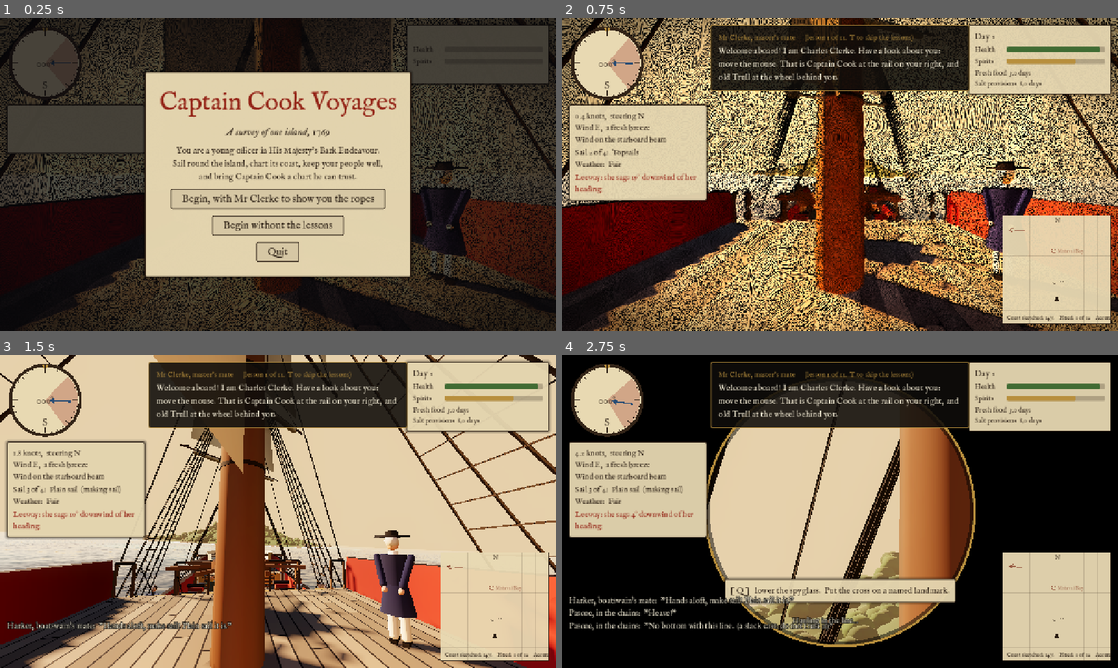
Above: before the commit, frames 1-4 (two rows, left to right).
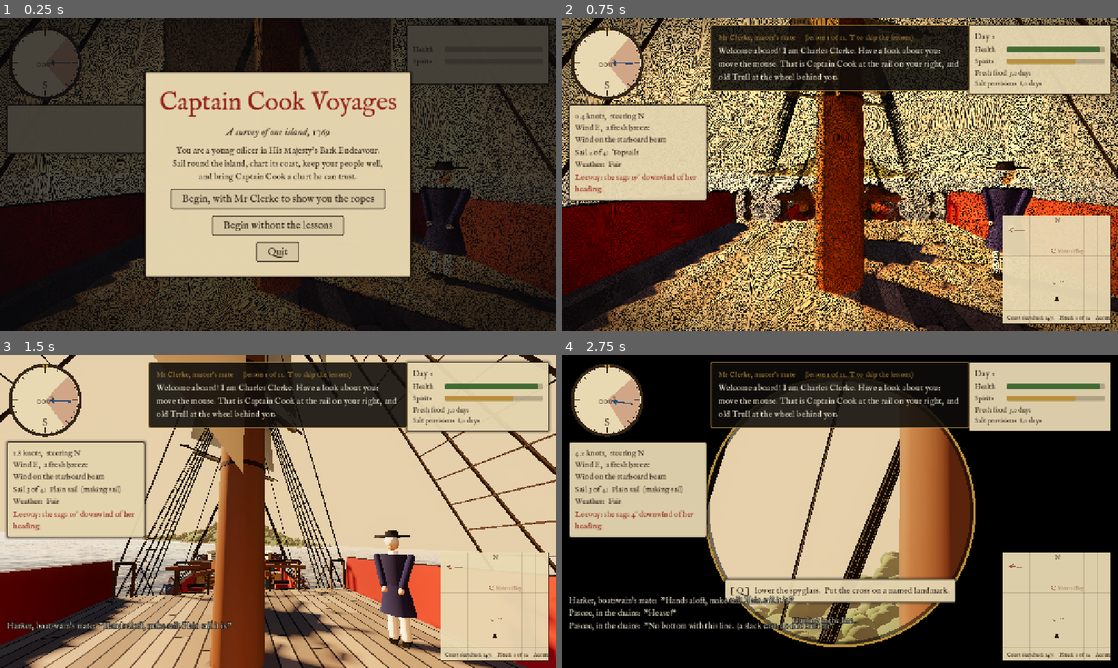
Above: after the commit, the same moments.

Repository: perkinscole/captain_cook
Game: Godot game, scene res://main.tscn
Two runs of this game, one before a commit and one after it. Both use one fixed random seed, a clock stepped at 60 frames per second and the inputs below.
Inputs (mouse positions are in pixels of both pictures, inside the frame that each line leads up to):
- Up to frame 1 (0.25 s): no input
- Up to frame 2 (0.75 s): click "Begin, with Mr Clerke to show…" at 0.5 s
- Up to frame 3 (1.5 s): tap Enter at 1.25 s; move the mouse to (305, 511) at 1.27 s; hold Up from 1.28 s (still down); tap P at 1.35 s
- Up to frame 4 (2.75 s): keep holding Up; tap Space at 1.52, 1.82, 2.27, 2.57 s; move the mouse to (812, 511) at 2.02 s; tap Q at 2.1 s

The runs differ from the first frame. In frame 2, 1.0% of the frame differs, in the area x 34-66%, y 47-76%; in frame 3, 0.3%; in frame 4, nothing differs.

Commit message:
Move the hatch to the lower deck where it can be reached
The ladder below now sits to port of the mainmast with its head toward
the open waist, wider and with more forgiving steps. Topmen wait clear
of the ladders.

Co-Authored-By: Claude Fable 5.2 <noreply@anthropic.com>
Claude-Session: https://claude.ai/code/session_01G38nkShD9pJZjTbbVyrU2i

Diff:
--- a/scripts/main.gd
+++ b/scripts/main.gd
@@ -200,7 +200,7 @@
 	crew.set_process(false)
 	_place_hand("helm", Vector3(0.0, QD_Y, 13.6), 0.0)
 	_place_hand("lead", Vector3(3.3, DECK_Y, -0.3), -PI * 0.5)
-	_place_hand("sails", Vector3(-1.7, DECK_Y, -2.0), PI)
+	_place_hand("sails", Vector3(1.7, DECK_Y, -2.0), PI)
 	_place_hand("cook", ShipLayout.GALLEY, PI)
 	_place_hand("lookout", Vector3(0.0, DECK_Y + 30.0 * ShipVisual.TOP_AT + 0.08, 0.85), 0.0)
 
--- a/scripts/ship_layout.gd
+++ b/scripts/ship_layout.gd
@@ -27,15 +27,16 @@
 const LOWER_Y := 1.1               ## the lower deck
 const LOWER_FORE_Z := -11.0        ## how far forward and aft the lower deck runs
 const LOWER_AFT_Z := 3.6
-## The hatch and ladder down to the lower deck: off to port, head aft.
-const COMPANION_X := -1.3
-const COMPANION_HALF_WIDTH := 0.45
-const COMPANION_FOOT_Z := 1.5
-const COMPANION_HEAD_Z := 3.5
+## The hatch and ladder down to the lower deck: to port of the mainmast.
+## You walk aft onto its head from the open waist, and go down facing aft.
+const COMPANION_X := -1.7
+const COMPANION_HALF_WIDTH := 0.55
+const COMPANION_HEAD_Z := -0.6
+const COMPANION_FOOT_Z := 1.6
 ## Where the sick lie in their hammocks on the lower deck (x, z).
 const HAMMOCKS: Array[Vector2] = [
 	Vector2(-2.4, -9.8), Vector2(-2.4, -7.9), Vector2(2.4, -7.6),
-	Vector2(2.4, 0.4), Vector2(-2.4, 0.4),
+	Vector2(2.4, 0.4), Vector2(2.4, 2.4),
 ]
 const GALLEY := Vector3(0.6, LOWER_Y, -8.2)   ## where the cook stands at his stove
 
@@ -44,12 +45,12 @@
 const QUARTERDECK_LADDER_FOOT_Z := 1.8
 const FORECASTLE_LADDER_X := 2.4
 const FORECASTLE_LADDER_FOOT_Z := -6.3
-const LADDER_HALF_WIDTH := 0.5
+const LADDER_HALF_WIDTH := 0.6
 const DOOR_HALF_WIDTH := 0.55      ## the great cabin door, in the quarterdeck bulkhead
 const DOOR_HEIGHT := 1.9
 
 const BODY_RADIUS := 0.3
-const STEP := 0.4                  ## the biggest step a person can take up or down
+const STEP := 0.5                  ## the biggest step a person can take up or down
 
 ## Things you cannot walk through: x, z, radius, and the deck they stand on.
 const OBSTACLES: Array[Vector4] = [
@@ -80,7 +81,7 @@
 	Vector4(-2.4, -7.9, 0.55, LOWER_Y),
 	Vector4(2.4, -7.6, 0.55, LOWER_Y),
 	Vector4(2.4, 0.4, 0.55, LOWER_Y),
-	Vector4(-2.4, 0.4, 0.55, LOWER_Y),
+	Vector4(2.4, 2.4, 0.55, LOWER_Y),
 ]
 
 
@@ -118,7 +119,8 @@
 ## Is (x, z) over the open hatch that leads below?
 static func is_over_companion(x: float, z: float) -> bool:
 	return absf(x - COMPANION_X) < COMPANION_HALF_WIDTH \
-			and z >= COMPANION_FOOT_Z and z <= COMPANION_HEAD_Z
+			and z >= minf(COMPANION_FOOT_Z, COMPANION_HEAD_Z) \
+			and z <= maxf(COMPANION_FOOT_Z, COMPANION_HEAD_Z)
 
 
 ## The height of the floor a person at height `y` could stand on at (x, z),
--- a/scripts/ship_visual.gd
+++ b/scripts/ship_visual.gd
@@ -219,12 +219,12 @@
 	# The main deck has a hatch cut in it for the ladder to the lower deck.
 	var hatch_port := ShipLayout.COMPANION_X - ShipLayout.COMPANION_HALF_WIDTH
 	var hatch_starboard := ShipLayout.COMPANION_X + ShipLayout.COMPANION_HALF_WIDTH
-	var foot_z := ShipLayout.COMPANION_FOOT_Z
-	var head_z := ShipLayout.COMPANION_HEAD_Z
-	_deck(ShipLayout.BOW_Z + 0.6, foot_z, ShipLayout.WAIST_Y)
-	_deck(foot_z, head_z, ShipLayout.WAIST_Y, -99.0, hatch_port)
-	_deck(foot_z, head_z, ShipLayout.WAIST_Y, hatch_starboard, 99.0)
-	_deck(head_z, ShipLayout.STERN_Z, ShipLayout.WAIST_Y)
+	var hatch_fore := minf(ShipLayout.COMPANION_FOOT_Z, ShipLayout.COMPANION_HEAD_Z)
+	var hatch_aft := maxf(ShipLayout.COMPANION_FOOT_Z, ShipLayout.COMPANION_HEAD_Z)
+	_deck(ShipLayout.BOW_Z + 0.6, hatch_fore, ShipLayout.WAIST_Y)
+	_deck(hatch_fore, hatch_aft, ShipLayout.WAIST_Y, -99.0, hatch_port)
+	_deck(hatch_fore, hatch_aft, ShipLayout.WAIST_Y, hatch_starboard, 99.0)
+	_deck(hatch_aft, ShipLayout.STERN_Z, ShipLayout.WAIST_Y)
 	_deck(ShipLayout.BOW_Z + 0.6, ShipLayout.FORECASTLE_BREAK_Z, ShipLayout.FORECASTLE_Y)
 	_deck(ShipLayout.QUARTERDECK_BREAK_Z, ShipLayout.STERN_Z, ShipLayout.QUARTERDECK_Y)
 	_deck(ShipLayout.LOWER_FORE_Z - 0.6, ShipLayout.LOWER_AFT_Z + 0.3, ShipLayout.LOWER_Y,
@@ -503,11 +503,13 @@
 	var half := ShipLayout.COMPANION_HALF_WIDTH
 	_ladder(cx, ShipLayout.COMPANION_FOOT_Z, ShipLayout.COMPANION_HEAD_Z, y, roof)
 	var mid_z := (ShipLayout.COMPANION_FOOT_Z + ShipLayout.COMPANION_HEAD_Z) * 0.5
-	var run := ShipLayout.COMPANION_HEAD_Z - ShipLayout.COMPANION_FOOT_Z
+	var run := absf(ShipLayout.COMPANION_HEAD_Z - ShipLayout.COMPANION_FOOT_Z)
+	var deep_end := signf(ShipLayout.COMPANION_FOOT_Z - ShipLayout.COMPANION_HEAD_Z)
+	# Closed on three sides; open at the head of the ladder, where you step on.
 	for side: float in [-1.0, 1.0]:
 		_box(self, Vector3(0.1, 0.3, run), Vector3(cx + side * (half + 0.05), roof + 0.15, mid_z), _wood)
 	_box(self, Vector3(half * 2.0 + 0.2, 0.3, 0.1),
-			Vector3(cx, roof + 0.15, ShipLayout.COMPANION_FOOT_Z - 0.05), _wood)
+			Vector3(cx, roof + 0.15, ShipLayout.COMPANION_FOOT_Z + deep_end * 0.05), _wood)
 
 	# Bulkheads at each end, and beams overhead.
 	var aft_z := ShipLayout.LOWER_AFT_Z + 0.25
--- a/scripts/topmen.gd
+++ b/scripts/topmen.gd
@@ -29,7 +29,8 @@
 		for n in 3:
 			var side := -1.0 if n == 0 else 1.0
 			var out: float = [-2.6, 2.6, 1.0][n] * ShipVisual.MAST_HEIGHT[mast] / 30.0
-			var z := ShipVisual.MAST_Z[mast] + 1.6 + 0.7 * n
+			# They wait just forward of their mast, clear of the ladders.
+			var z := ShipVisual.MAST_Z[mast] - 1.0 - 0.6 * n
 			var deck_spot := Vector3(side * (ShipLayout.half_breadth(z) - 0.75),
 					ShipLayout.deck_top(z), z)
 			var figure := Figure.new()
